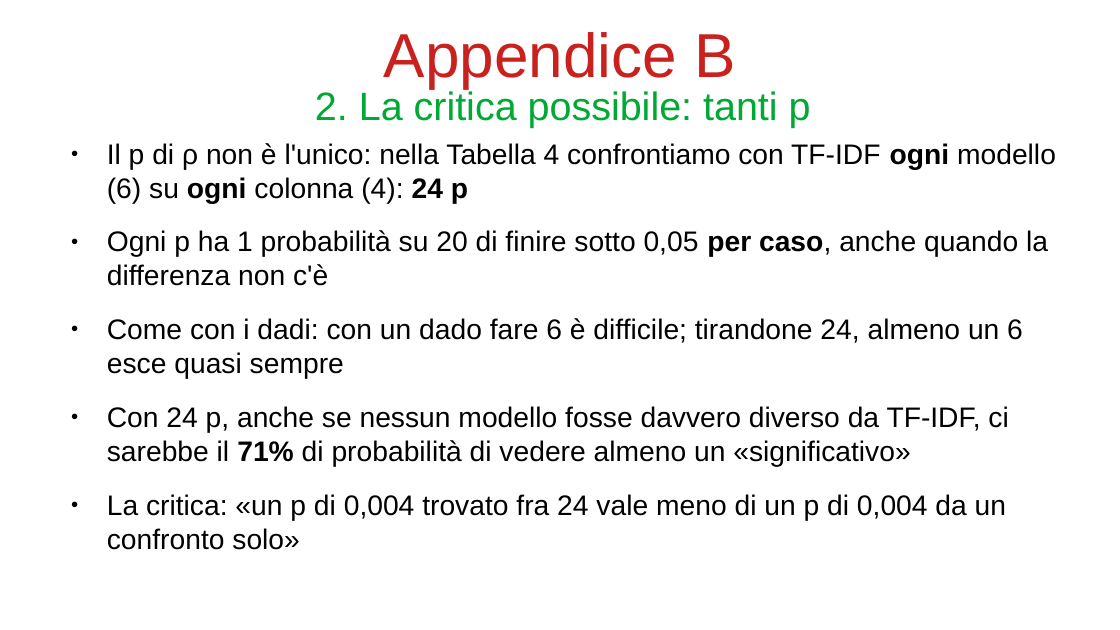
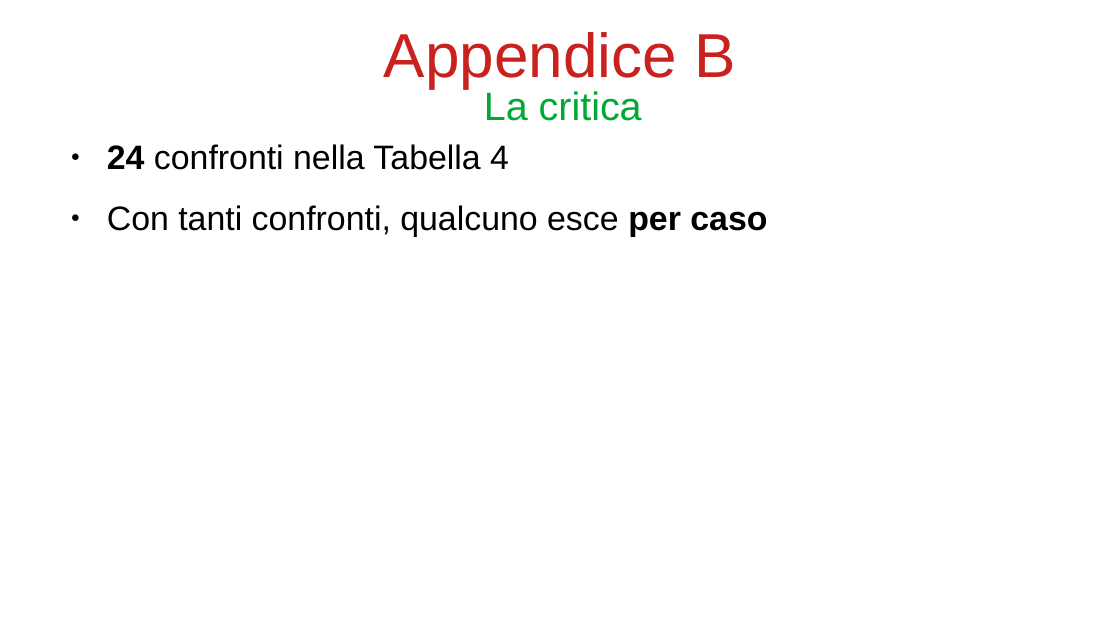
Before and after one commit to bianchi-john/PublisherClassification, a slide deck: slide 30 of Presentazioni/Paper rivista/PaperRivista.odp. Drawn at 1120x630 pixels with LibreOffice and Linux fonts; fonts in the diff are those of the drawing. Boxes give left, top, right and bottom in pixels: in the first picture for what was removed or moved away, otherwise in the second. Text is boxed around its words. In the diff, an @@ line names an element or a change of style, - is before the commit and + after.

```diff
--- a/Presentazioni/Paper rivista/PaperRivista.odp
+++ b/Presentazioni/Paper rivista/PaperRivista.odp
@@ title at (484,91,642,121): text changed @@
-2. La critica possibile: tanti p
+La critica
@@ text at (107,144,767,237): text changed; size 20 to 24 pt @@
-● Il p di ρ non è l'unico: nella Tabella 4 confrontiamo con TF-IDF ogni modello (6) su ogni colonna (4): 24 p
-● Ogni p ha 1 probabilità su 20 di finire sotto 0,05 per caso, anche quando la differenza non c'è
-● Come con i dadi: con un dado fare 6 è difficile; tirandone 24, almeno un 6 esce quasi sempre
-● Con 24 p, anche se nessun modello fosse davvero diverso da TF-IDF, ci sarebbe il 71% di probabilità di vedere almeno un «significativo»
-● La critica: «un p di 0,004 trovato fra 24 vale meno di un p di 0,004 da un confronto solo»
+● 24 confronti nella Tabella 4
+● Con tanti confronti, qualcuno esce per caso
```
Also in this commit, not shown: 42 other slides changed, 18 slides added, 6 slides removed, 11 other files.
